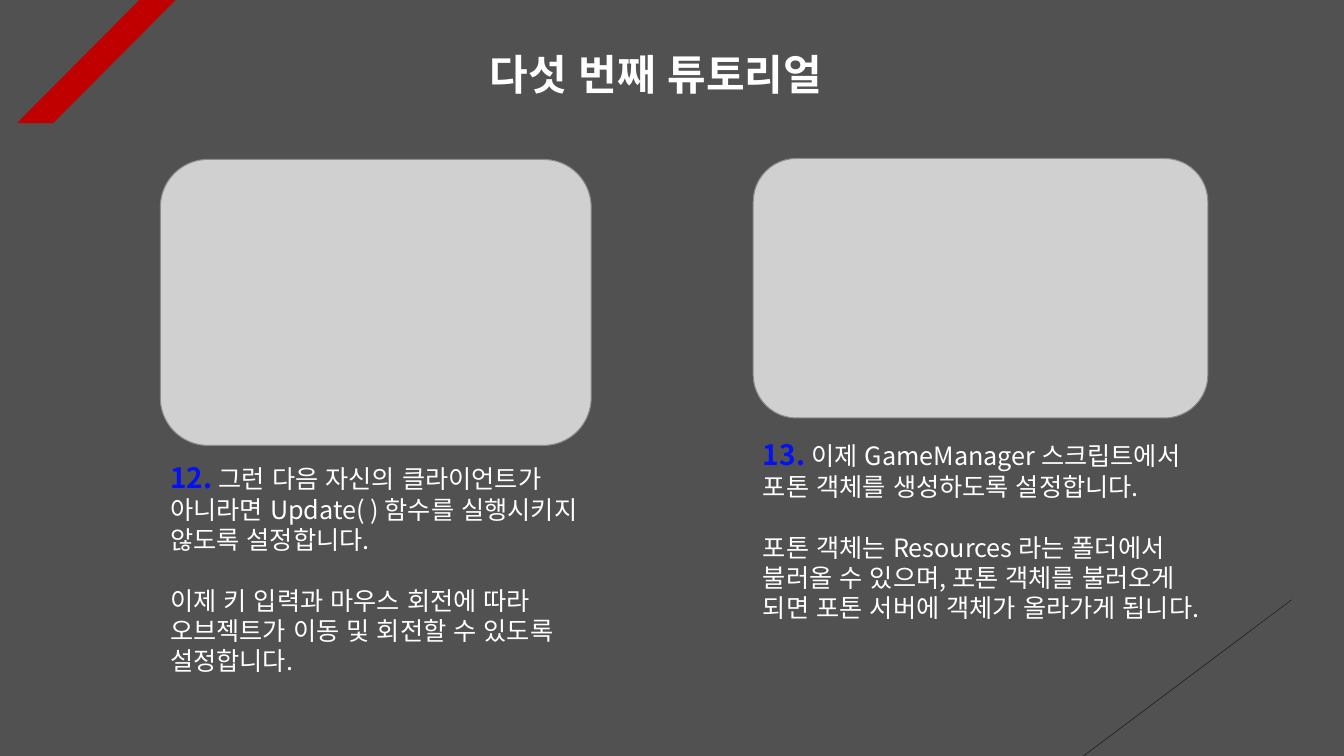
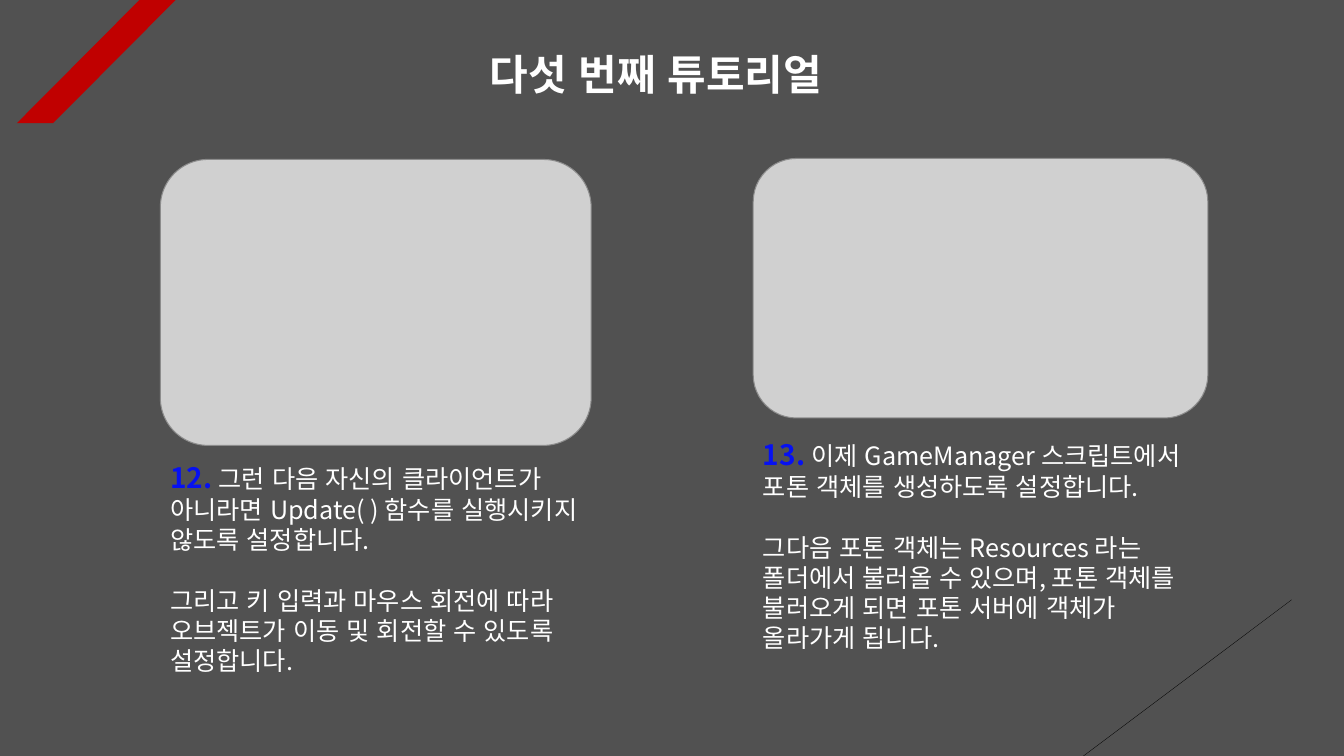
Before and after one commit to Unity2033/3D-UnityEngine, a slide deck: slide 5 of Assets/Class/Photon Server/PPT Data/Photon Synchronization.pptx. Drawn at 1344x756 pixels with LibreOffice and Linux fonts; fonts in the diff are those of the drawing; grey boxes stand for pictures. Boxes give left, top, right and bottom in pixels: in the first picture for what was removed or moved away, otherwise in the second. Text is boxed around its words. In the diff, an @@ line names an element or a change of style, - is before the commit and + after.

```diff
--- a/Assets/Class/Photon Server/PPT Data/Photon Synchronization.pptx
+++ b/Assets/Class/Photon Server/PPT Data/Photon Synchronization.pptx
@@ text at (763, 536, 1175, 649): text changed @@
-포톤 객체는 Resources 라는 폴더에서 불러올 수 있으며, 포톤 객체를 불러오게 되면 포톤 서버에 객체가 올라가게 됩니다.
+그다음 포톤 객체는 Resources 라는 폴더에서 불러올 수 있으며, 포톤 객체를 불러오게 되면 포톤 서버에 객체가 올라가게 됩니다.
@@ text at (170, 589, 554, 672): text changed @@
-이제 키 입력과 마우스 회전에 따라 오브젝트가 이동 및 회전할 수 있도록 설정합니다.
+그리고 키 입력과 마우스 회전에 따라 오브젝트가 이동 및 회전할 수 있도록 설정합니다.
```
Also in this commit, not shown: 10 other slides changed, 1 slide added, 9 other files.
